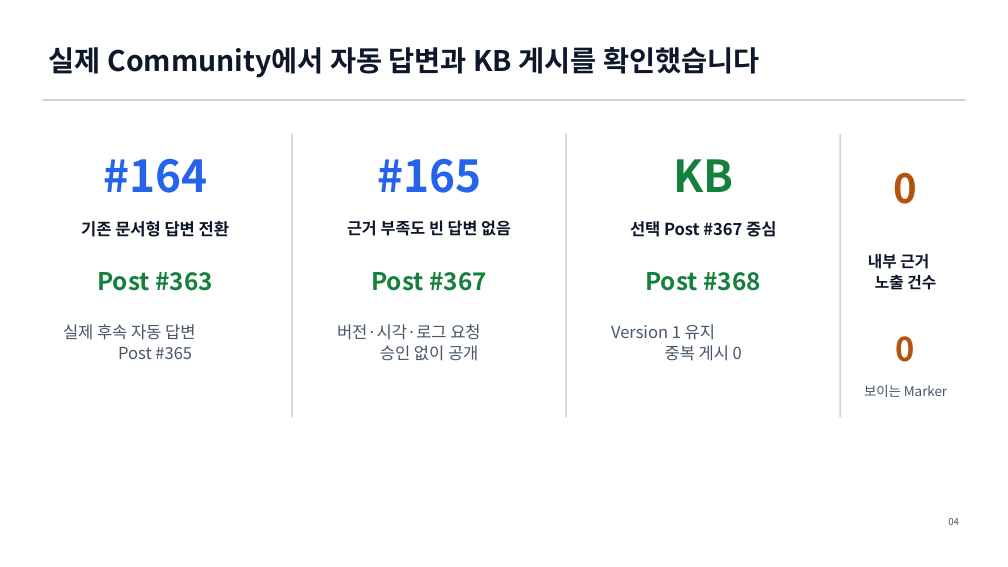
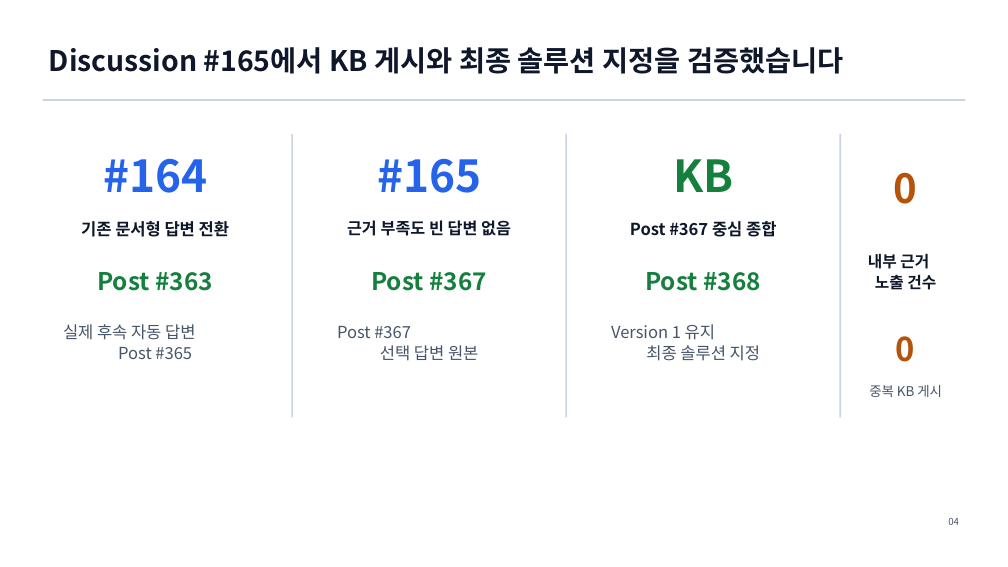
Before and after one commit to dhslove/ablestack-techflow, a slide deck: slide 4 of output/presentation/techflow-community-auto-publish-kb.pptx. Drawn at 1008x567 pixels with LibreOffice and Linux fonts; fonts in the diff are those of the drawing. Boxes give left, top, right and bottom in pixels: in the first picture for what was removed or moved away, otherwise in the second. Text is boxed around its words. In the diff, an @@ line names an element or a change of style, - is before the commit and + after.

Commit message:
feat: Knowledge Base를 최종 솔루션으로 지정

```diff
--- a/output/presentation/techflow-community-auto-publish-kb.pptx
+++ b/output/presentation/techflow-community-auto-publish-kb.pptx
@@ text at box(49, 47, 844, 74): text changed @@
-실제 Community에서 자동 답변과 KB 게시를 확인했습니다
+Discussion #165에서 KB 게시와 최종 솔루션 지정을 검증했습니다
@@ text at box(630, 221, 776, 237): text changed @@
-선택 Post #367 중심
+Post #367 중심 종합
@@ text at box(337, 326, 478, 361): text changed @@
-버전·시각·로그 요청
-승인 없이 공개
+Post #367
+선택 답변 원본
@@ text at box(611, 324, 760, 361): text changed @@
-Version 1 유지
-중복 게시 0
+Version 1 유지
+최종 솔루션 지정
@@ text at box(869, 385, 942, 397): text changed @@
-보이는 Marker
+중복 KB 게시
```
Also in this commit, not shown: 4 other slides changed, 29 other files.
